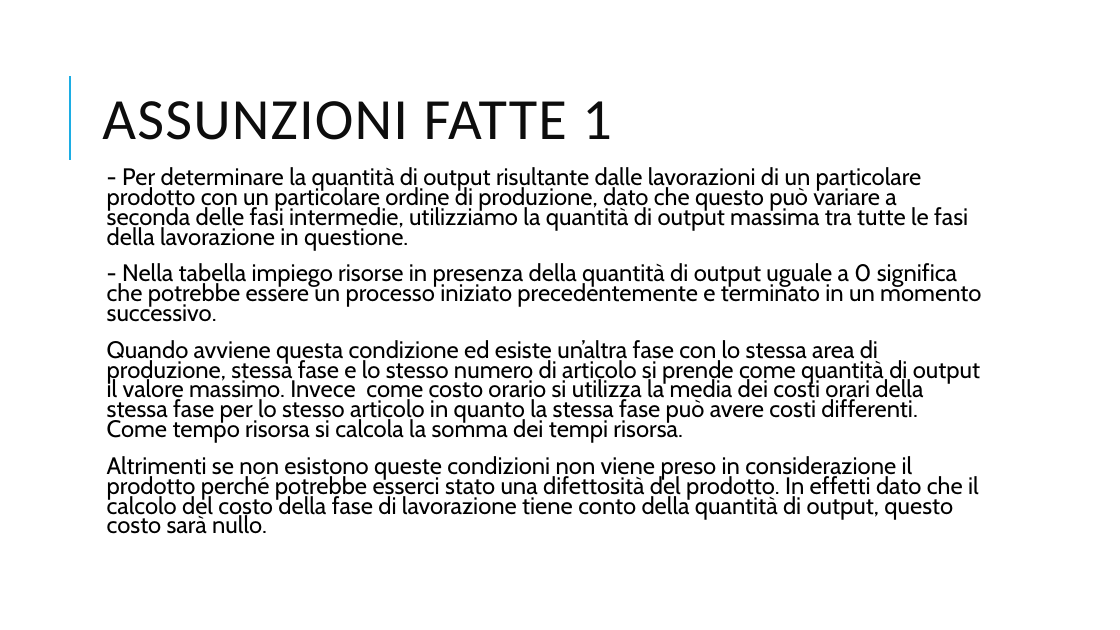
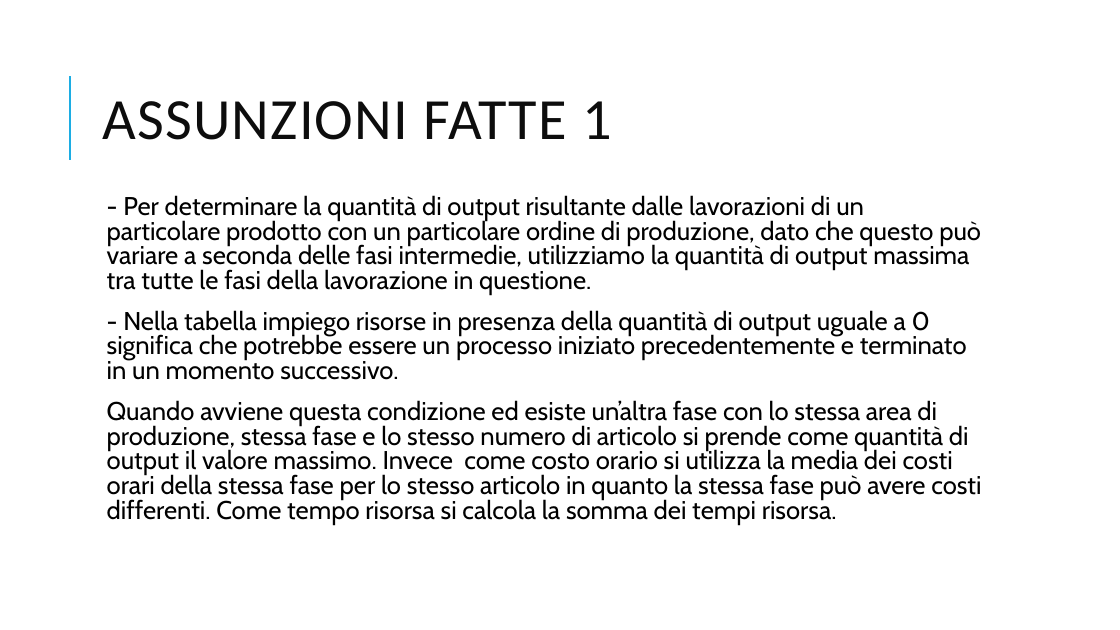
Before and after one commit to VinciGit00/SCGProject, a slide deck: slide 5 of Document/PresentazioneProgetto.pptx. Drawn at 1120x630 pixels with LibreOffice and Linux fonts; fonts in the diff are those of the drawing. Boxes give left, top, right and bottom in pixels: in the first picture for what was removed or moved away, otherwise in the second. Text is boxed around its words. In the diff, an @@ line names an element or a change of style, - is before the commit and + after.

```diff
--- a/Document/PresentazioneProgetto.pptx
+++ b/Document/PresentazioneProgetto.pptx
@@ text "- Per determinare la quantità ...": place and size @@
-text "- Per determinare la quantità ..." at (107,167,981,534)
+text "- Per determinare la quantità ..." at (107,195,981,524)
@@ text "- Per determinare la quantità ..." at (107,195,981,524): size 20.4 to 22 pt; line spacing 0.7 to 0.8 @@
@@ text at (107,456,979,534): paragraph removed @@
-  Altrimenti se non esistono queste condizioni non viene preso in considerazione il prodotto perché potrebbe esserci stato una difettosità del prodotto. In effetti dato che il calcolo del costo della fase di lavorazione tiene conto della quantità di output, questo costo sarà nullo.
```
Also in this commit, not shown: 11 other slides changed, 7 slides added, 8 slides removed, 6 other files.
